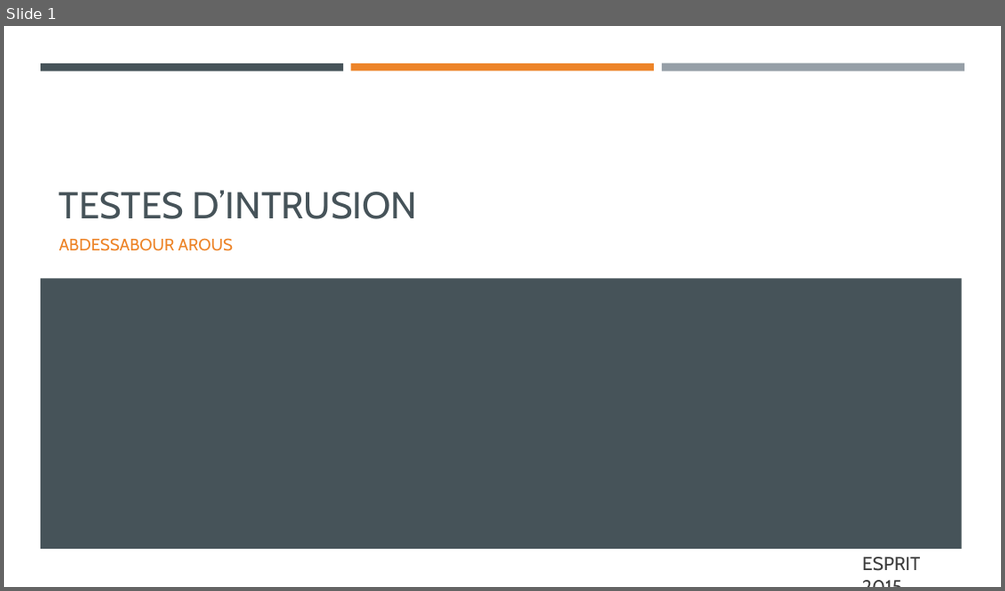
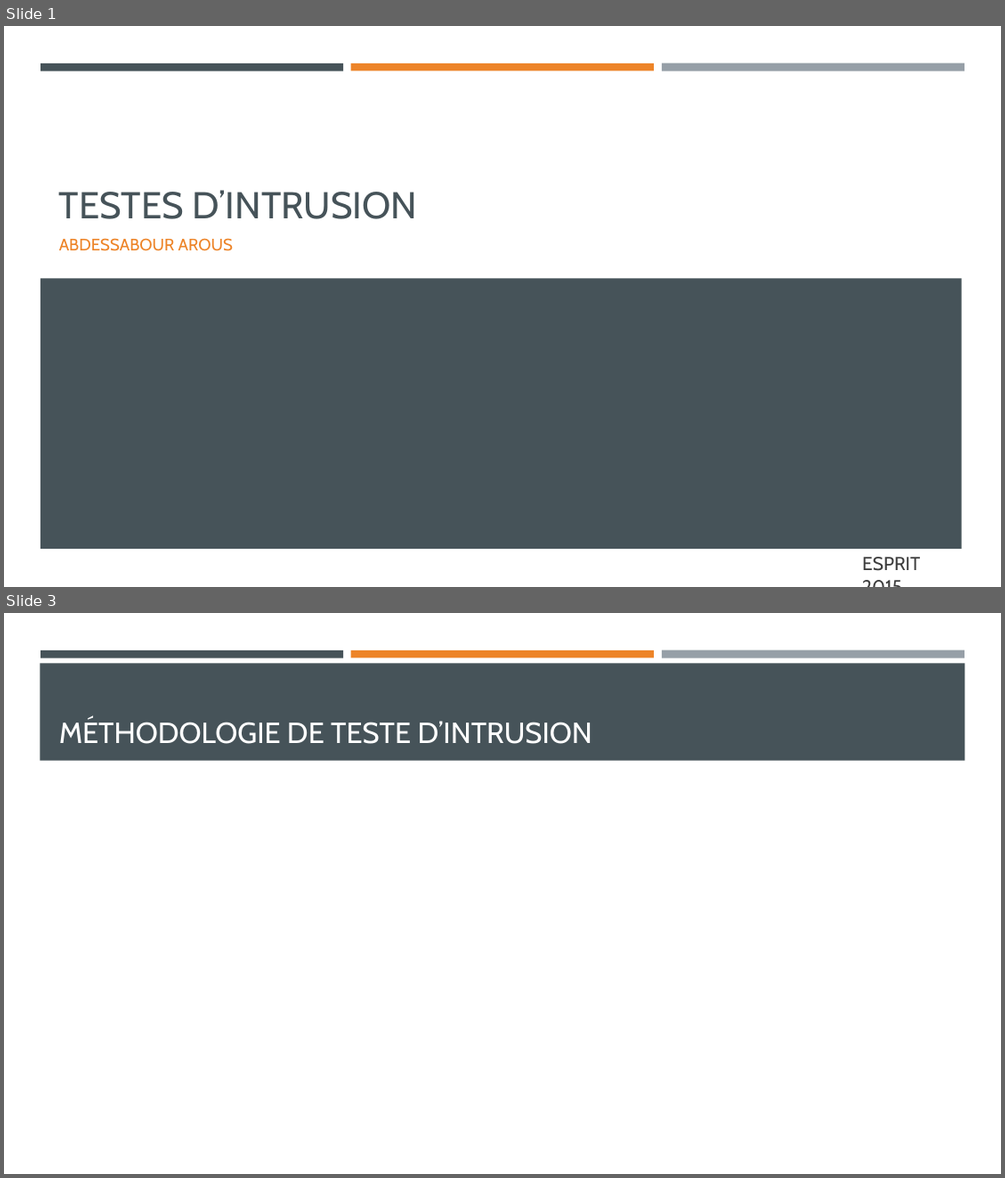
Before and after one commit to fksontini/NetworkSecurityClass, a slide deck: ESPRIT-4CINFO1-Mai-Juin-2015/Diapositives/7. Testes d'Intrusion.pptx. Shown one above the other, each under a label of ours: slide 1 before the commit, slides 1 and 3 after it; the slides between them are not shown. The pictures are 1005x591 and 1005x1178 pixels, drawn with LibreOffice and Linux fonts; fonts in the diff are those of the drawing. Boxes give left, top, right and bottom in pixels: in the first picture for what was removed or moved away, otherwise in the second. Text is boxed around its words. In the diff, an @@ line names an element or a change of style, - is before the commit and + after.

```diff
--- a/ESPRIT-4CINFO1-Mai-Juin-2015/Diapositives/7. Testes d'Intrusion.pptx
+++ b/ESPRIT-4CINFO1-Mai-Juin-2015/Diapositives/7. Testes d'Intrusion.pptx
@@ slide 3 added at (4,613,1001,1174), background #FFFFFF; not listed: 3 template elements that a slide beside it also shows @@
@@ rectangle added at (40,663,965,761), fill #465359 @@
@@ title added at (59,719,592,744), 28 pt, text #FFFFFF @@
+MÉTHODOLOGIE DE TESTE D’INTRUSION
```
Also in this commit, not shown: 6 other slides added, 2 other files.
